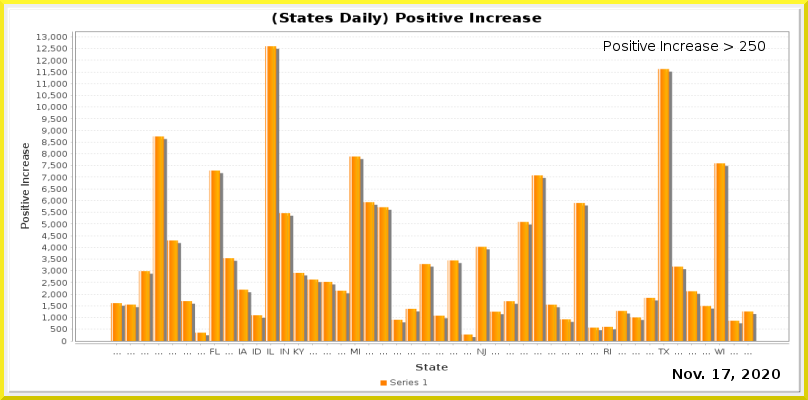
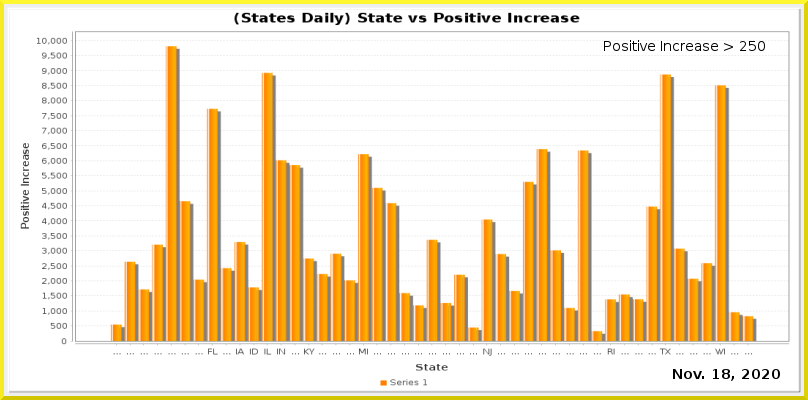
Layered file, before and after one edit (808 × 400). Changes by layer:
painted on "Current Date" over [722, 369, 730, 379]
painted on "Date_vs_TestIncrease.png" over [36, 12, 789, 356]
